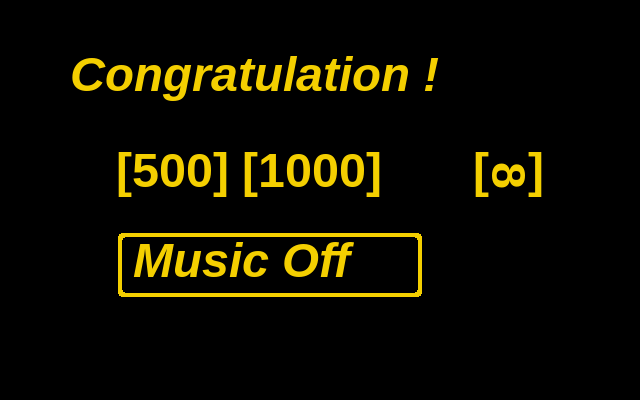
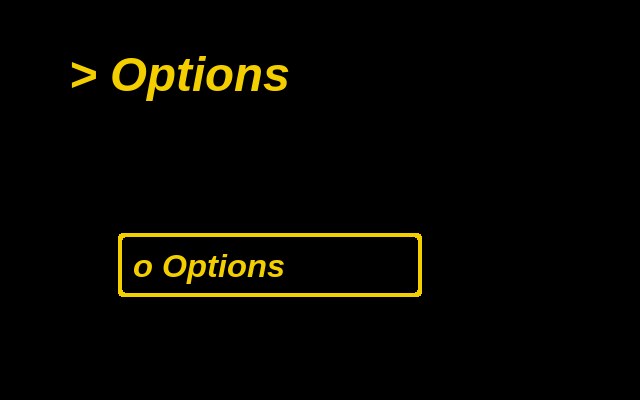
Before/after of a 640 x 400 layered artwork. What changed in the layer stack:
hid "[500] [1000] [ ]" over 118, 152, 542, 197
hid "Calque" over 475, 152, 542, 197
hid "Music Off" over 133, 242, 354, 277
added layer "o Options" above "x Quit Game" over 134, 254, 284, 284
hid "Congratulation !" over 72, 56, 439, 101
showed "> Options" over 71, 56, 289, 101
